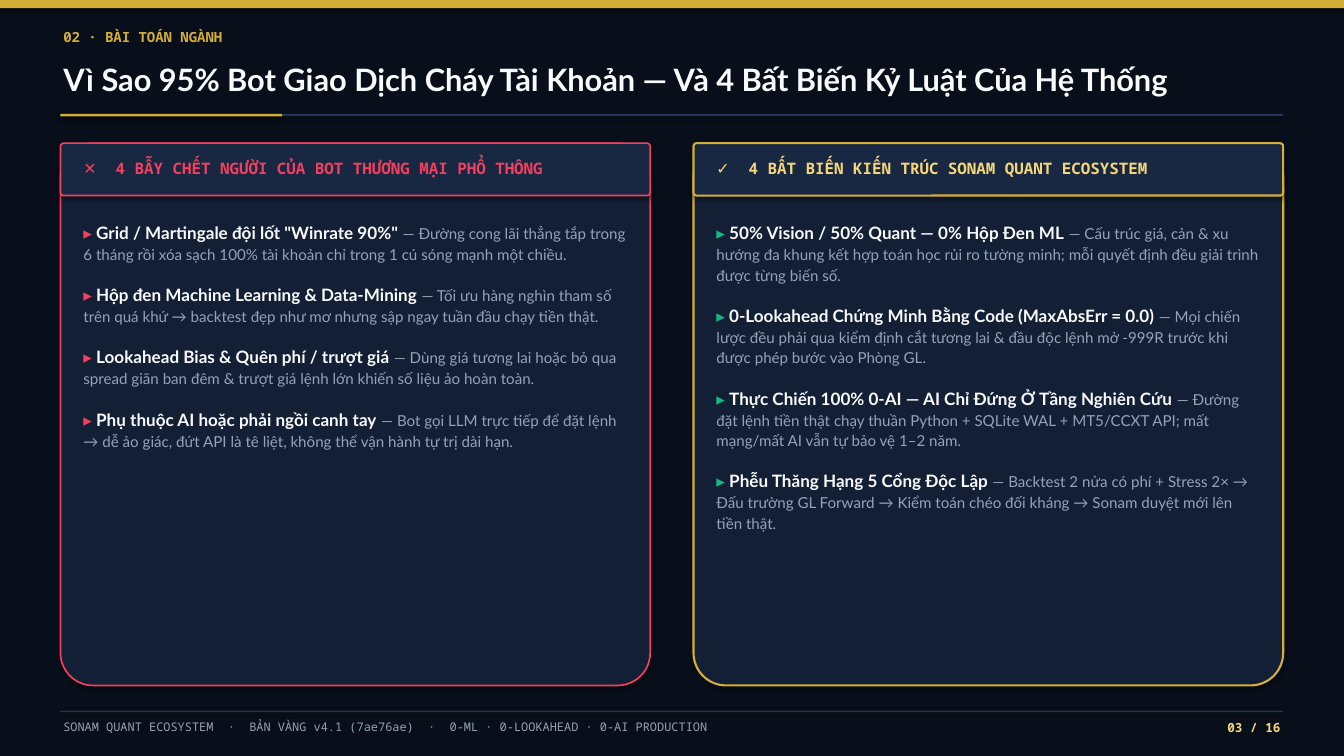
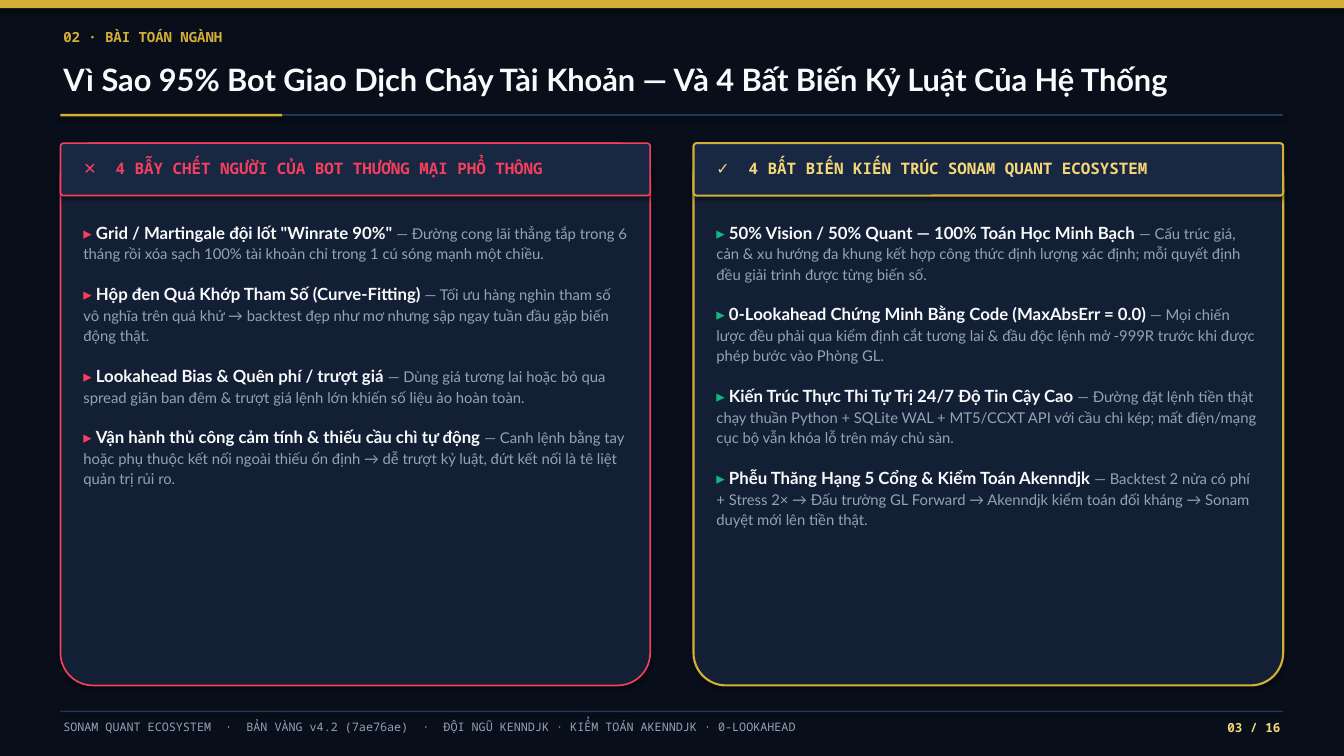
Before and after one commit to kenndjk0412-maker/sonam-quant, a slide deck: slide 3 of Sonam-Quant-Golden-Deck.pptx. Drawn at 1344x756 pixels with LibreOffice and Linux fonts; fonts in the diff are those of the drawing. Boxes give left, top, right and bottom in pixels: in the first picture for what was removed or moved away, otherwise in the second. Text is boxed around its words. In the diff, an @@ line names an element or a change of style, - is before the commit and + after.

Commit message:
Golden Edition v4.2 (7ae76ae) — Pure Quant Institutional Edition (Kenndjk & Akenndjk, 0 AI jargon)

```diff
--- a/Sonam-Quant-Golden-Deck.pptx
+++ b/Sonam-Quant-Golden-Deck.pptx
@@ text at bbox=[83, 225, 627, 406]: size 12.2 to 12 pt in "▸ Grid / Martingale đội lốt "Winrate ...", "▸ Lookahead Bias & Quên phí / ..."; size 10.8 to 10.6 pt in "— Đường cong lãi thẳng tắp trong ...", "— Dùng giá tương lai hoặc bỏ ..." @@
@@ text at bbox=[716, 226, 1240, 283]: text changed; size 10.8 to 10.6 pt @@
-▸ 50% Vision / 50% Quant — 0% Hộp Đen ML — Cấu trúc giá, cản & xu hướng đa khung kết hợp toán học rủi ro tường minh; mỗi quyết định đều giải trình được từng biến số.
+▸ 50% Vision / 50% Quant — 100% Toán Học Minh Bạch — Cấu trúc giá, cản & xu hướng đa khung kết hợp công thức định lượng xác định; mỗi quyết định đều giải trình được từng biến số.
@@ text at bbox=[83, 286, 611, 344]: text changed; size 10.8 to 10.6 pt @@
-▸ Hộp đen Machine Learning & Data-Mining — Tối ưu hàng nghìn tham số trên quá khứ → backtest đẹp như mơ nhưng sập ngay tuần đầu chạy tiền thật.
+▸ Hộp đen Quá Khớp Tham Số (Curve-Fitting) — Tối ưu hàng nghìn tham số vô nghĩa trên quá khứ → backtest đẹp như mơ nhưng sập ngay tuần đầu gặp biến động thật.
@@ text at bbox=[716, 306, 1255, 364]: size 12.2 to 12 pt in "▸ 0-Lookahead Chứng Minh Bằng Code (MaxAbsErr ..."; size 10.8 to 10.6 pt in "— Mọi chiến lược đều phải qua ..." @@
@@ text at bbox=[716, 388, 1257, 528]: text changed; size 10.8 to 10.6 pt @@
-▸ Thực Chiến 100% 0-AI — AI Chỉ Đứng Ở Tầng Nghiên Cứu — Đường đặt lệnh tiền thật chạy thuần Python + SQLite WAL + MT5/CCXT API; mất mạng/mất AI vẫn tự bảo vệ 1–2 năm.
-▸ Phễu Thăng Hạng 5 Cổng Độc Lập — Backtest 2 nửa có phí + Stress 2× → Đấu trường GL Forward → Kiểm toán chéo đối kháng → Sonam duyệt mới lên tiền thật.
+▸ Kiến Trúc Thực Thi Tự Trị 24/7 Độ Tin Cậy Cao — Đường đặt lệnh tiền thật chạy thuần Python + SQLite WAL + MT5/CCXT API với cầu chì kép; mất điện/mạng cục bộ vẫn khóa lỗ trên máy chủ sàn.
+▸ Phễu Thăng Hạng 5 Cổng & Kiểm Toán Akenndjk — Backtest 2 nửa có phí + Stress 2× → Đấu trường GL Forward → Akenndjk kiểm toán đối kháng → Sonam duyệt mới lên tiền thật.
@@ text at bbox=[83, 429, 624, 487]: text changed; size 10.8 to 10.6 pt @@
-▸ Phụ thuộc AI hoặc phải ngồi canh tay — Bot gọi LLM trực tiếp để đặt lệnh → dễ ảo giác, đứt API là tê liệt, không thể vận hành tự trị dài hạn.
+▸ Vận hành thủ công cảm tính & thiếu cầu chì tự động — Canh lệnh bằng tay hoặc phụ thuộc kết nối ngoài thiếu ổn định → dễ trượt kỷ luật, đứt kết nối là tê liệt quản trị rủi ro.
@@ text at bbox=[63, 720, 795, 733]: text changed; size 8.5 to 8.4 pt @@
-SONAM QUANT ECOSYSTEM · BẢN VÀNG v4.1 (7ae76ae) · 0-ML · 0-LOOKAHEAD · 0-AI PRODUCTION
+SONAM QUANT ECOSYSTEM · BẢN VÀNG v4.2 (7ae76ae) · ĐỘI NGŨ KENNDJK · KIỂM TOÁN AKENNDJK · 0-LOOKAHEAD
```
Also in this commit, not shown: 15 other slides changed, 4 other files.
